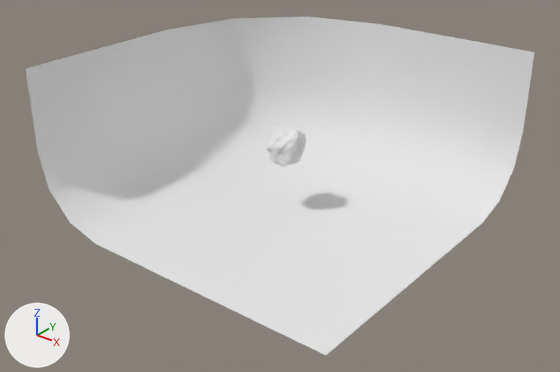
One commit to the OBJ model assets/models/Rock001.obj: the scene before it, then after it.
Before and after are seen from a 50 mm lens placed at (4.23, -5.4, 2.9), pointed at (0.07, -0.2, -0.33). The axes (+X, +Y, +Z) are drawn at lower left. The lights are the same throughout. The first picture is the older version. Where no turn or scale is listed for an object, it has been applied to the vertices.

Objects in the first picture: 'Rock001', 'floor_Plane'.
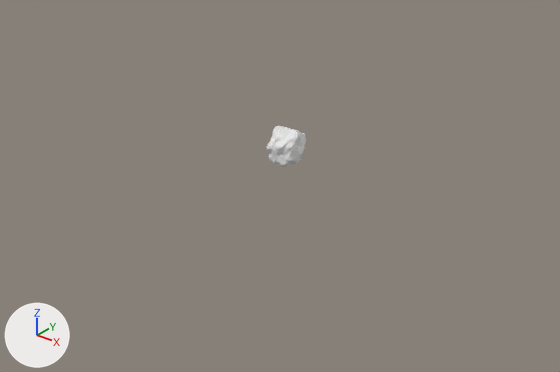
What changed in the scene script:
```text
Change me_rock001:
    where me_rock001.from_pydata(...)  # 1538 vertices, 3072 faces; spans x -0.198..0.183, y -0.183..0.18, z -0.175..0.187
    used by ob_rock001; location = (0.0, 0.0, 0.0)
    me_rock001 part 1: edges marked sharp go from 4381 to 4378
Remove ob_floor_plane:
    ob_floor_plane = bpy.data.objects.new('floor_Plane', me_floor_plane)
    ob_floor_plane.location = (0.0, 0.0, 0.0)
```

Location of each change, [x1, y1, x2, y2] in pixels of the pictures (560 x 372 px):
'floor_Plane', deleted
    before: [26, 17, 535, 355]
part 1 of me_rock001, shading changed
    both: [266, 126, 306, 167]
